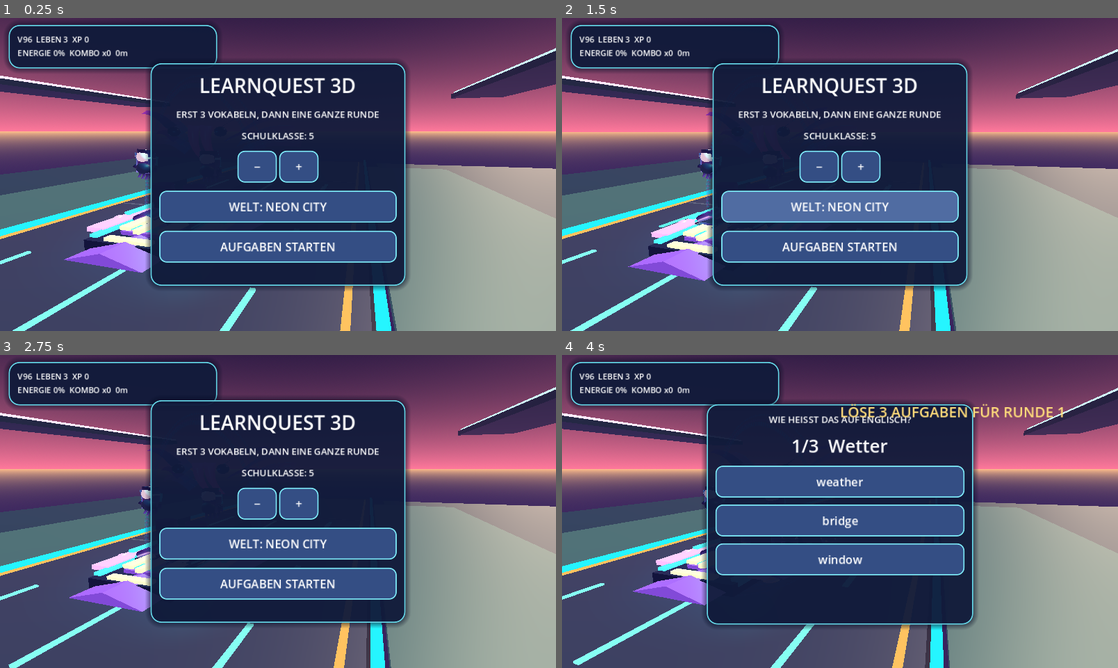
Above: before the commit, frames 1-4 (two rows, left to right).
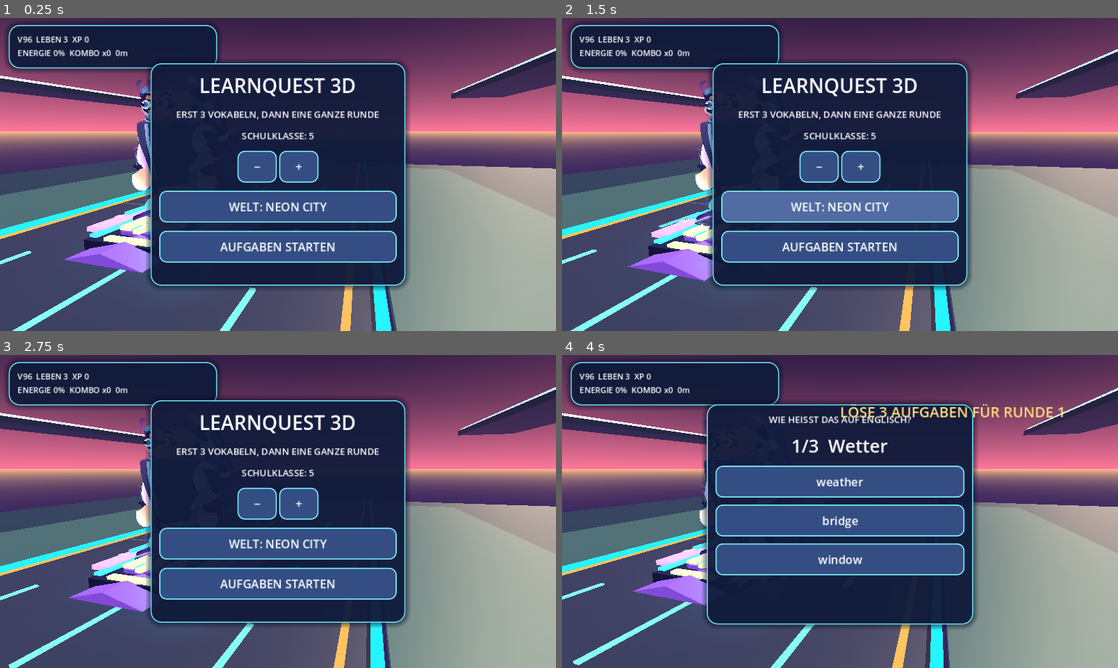
Above: after the commit, the same moments.

Repository: mtothek0703/learnquest-unity-web
Game: Godot game, scene res://main.tscn
Same seed, same stepped clock (60 frames per second), same inputs: the game is played once before the commit and once after it.
Inputs (mouse positions are in pixels of both pictures, inside the frame that each line leads up to):
- Up to frame 1 (0.25 s): no input
- Up to frame 2 (1.5 s): move the mouse to (962, 158) at 0.52 s; hold Right 0.53-1.25 s; hold Q 0.53-1.25 s; click (962, 158) at 0.67 s; tap Space at 0.77, 1.07 s; drag from (728, 190) to (812, 237) at 1.27 s
- Up to frame 3 (2.75 s): move the mouse to (333, 442) at 2.02 s; hold Right from 2.03 s (still down); hold R from 2.03 s (still down)
- Up to frame 4 (4 s): release Right at 2.75 s; release R at 2.75 s; drag from (812, 574) to (673, 464) at 2.77 s; move the mouse to (1006, 558) at 3.52 s; hold Left from 3.53 s (still down); hold E from 3.53 s (still down); tap Space at 3.77 s

The runs differ from the first frame. In frame 1, 0.8% of the frame differs, in the area x 23-28%, y 19-62%; in frame 2, 0.7%; in frame 3, 0.5%; in frame 4, 0.1%.

Commit message:
fix(godot): initialize all 13 skeletal pose translations to bind rest so GPU-skinned character renders in place

Diff:
--- a/godot/rider_original_body_skin.gd
+++ b/godot/rider_original_body_skin.gd
@@ -143,6 +143,13 @@
         if parents[i] >= 0:
             skeleton.set_bone_parent(i, parents[i])
         skeleton.set_bone_rest(i, Transform3D(Basis.IDENTITY, offsets[i]))
+        # Critical V108 visual fix: a new Skeleton3D starts with IDENTITY
+        # pose translations, NOT its authored bone-rest translations.
+        # Without this, global poses stay at (0,0,0), inverse bind matrices
+        # shift the GPU-skinned head/jacket/hair below the board, and only
+        # the old rigid decorative face remains visible. Initialize each
+        # local pose to the same rest offset before animating rotations.
+        skeleton.set_bone_pose_position(i, offsets[i])
 
 func _influences(p: Vector3) -> Dictionary:
     # Four weights for every vertex. Smooth transitions at waist, shoulder,
